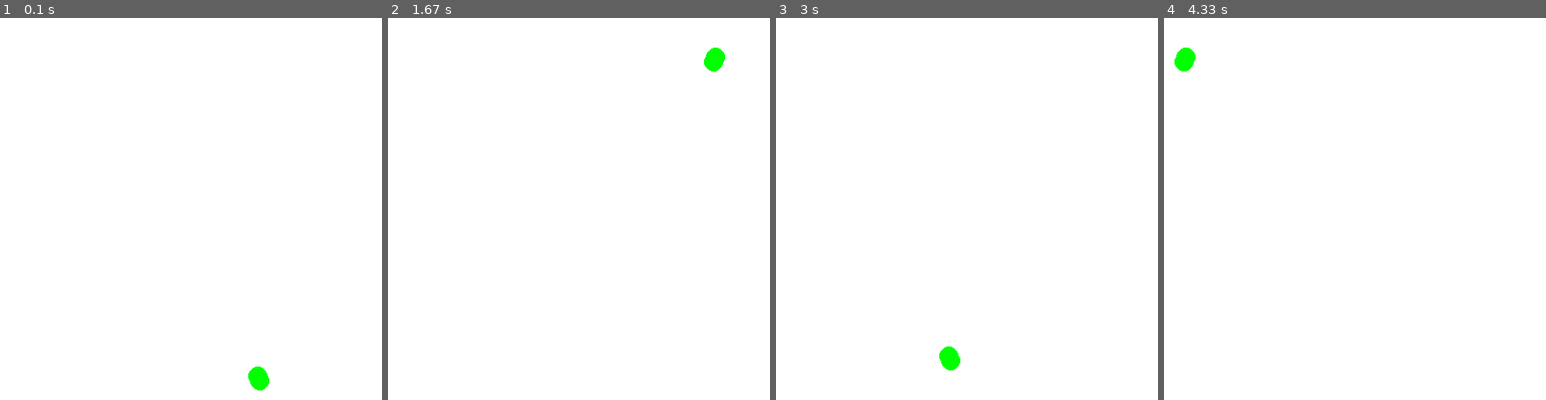
Above: before the commit, frames 1-4 (left to right).
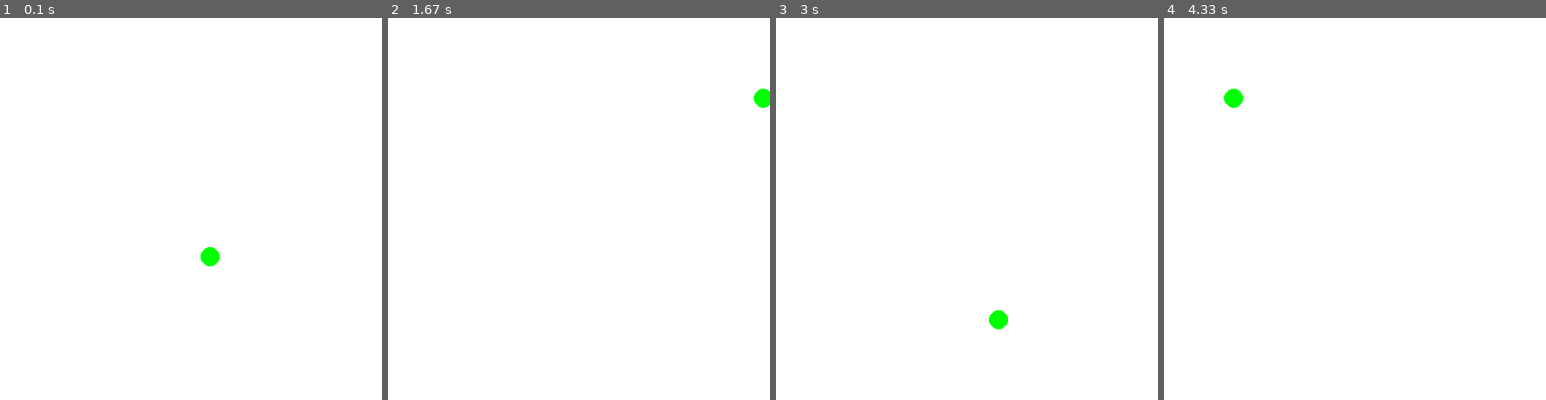
Above: after the commit, the same moments.

Repository: gdebord/hello_pygame
Game: pygame game, started from hello.py
Same seed, same stepped clock (60 frames per second), same inputs: the game is played once before the commit and once after it.
Inputs:
- Up to frame 1 (0.1 s): no input
- Up to frame 2 (1.67 s): no input
- Up to frame 3 (3 s): no input
- Up to frame 4 (4.33 s): no input

The runs differ from the first frame. In frame 1, 0.5% of the frame differs, in the area x 52-71%, y 60-98%; in frame 2, 0.4%; in frame 3, 0.5%; in frame 4, 0.5%.

Commit message:
fixed motion tied to mouse movement

Diff:
--- a/hello.py
+++ b/hello.py
@@ -22,11 +22,15 @@
 y = 200
 x_vector = random.randrange(-5,6)
 y_vector = random.randrange(-5,6)
+done = False
 
-while True: # main game loop
+while not done: # main game loop
+
+  for event in pygame.event.get():
+    if event.type == pygame.QUIT:
+      done = True
 
   DISPLAYSURF.fill(WHITE)
-  pygame.draw.circle(DISPLAYSURF, GREEN, (x,y), 10, 0)
 
   x = math.floor(x + x_vector)
   y = math.floor(y + y_vector)
@@ -45,37 +49,4 @@
     y_vector *= -1
     y = 1
 
-  pygame.display.update()
-"""
-  for event in pygame.event.get():
-
-    print(event)
-
-    DISPLAYSURF.fill(WHITE)
-
-    if event.type == QUIT:
-
-      pygame.quit()
-
-      sys.exit()
-
-    else:
-
-      x = math.floor(x + x_vector)
-      y = math.floor(y + y_vector)
-      pygame.draw.circle(DISPLAYSURF, GREEN, (x , y), 10, 0)
-
-      if (x > 400):
-        x_vector *= -1
-        x = 399
-      elif (y > 400):
-        y_vector *= -1
-        y = 399
-      elif (x < 0):
-        x_vector *= -1
-        x = 1
-      elif (y < 0):
-        y_vector *= -1
-        y = 1
-"""
-  #pygame.display.update()
+  pygame.display.flip()
